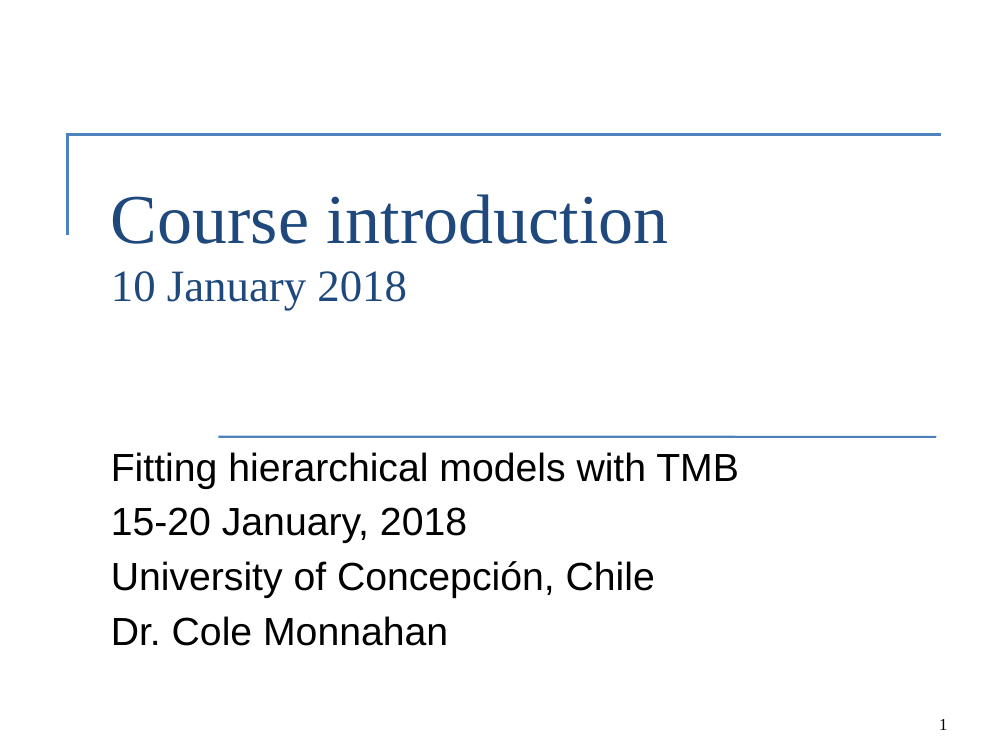
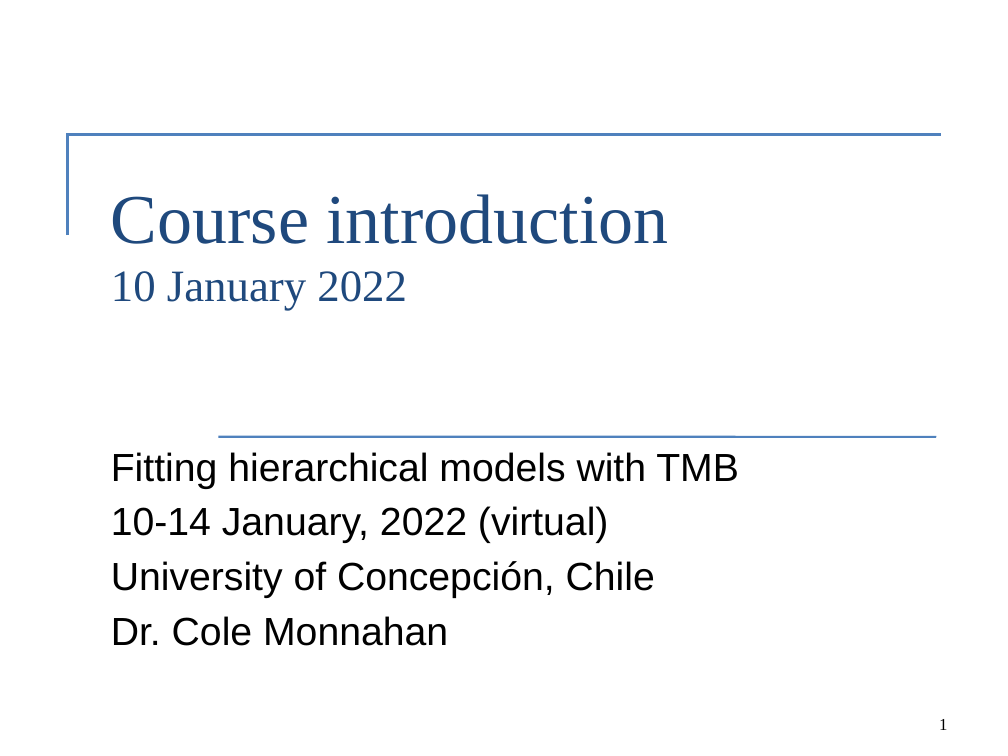
Before and after one commit to Cole-Monnahan-NOAA/tmb_workshop, a slide deck: slide 1 of day1/lecture1_intro_eng.pptx. Drawn at 1008x756 pixels with LibreOffice and Linux fonts; fonts in the diff are those of the drawing. Boxes give left, top, right and bottom in pixels: in the first picture for what was removed or moved away, otherwise in the second. Text is boxed around its words. In the diff, an @@ line names an element or a change of style, - is before the commit and + after.

Commit message:
Finish intro eng

```diff
--- a/day1/lecture1_intro_eng.pptx
+++ b/day1/lecture1_intro_eng.pptx
@@ title at (x1=111, y1=194, x2=669, y2=311): text changed @@
-Course introduction
-10 January 2018
+Course introduction
+10 January 2022
@@ text at (x1=111, y1=506, x2=609, y2=543): text changed @@
-15-20 January, 2018
+10-14 January, 2022 (virtual)
```
Also in this commit, not shown: 2 other slides changed, 7 slides added.
